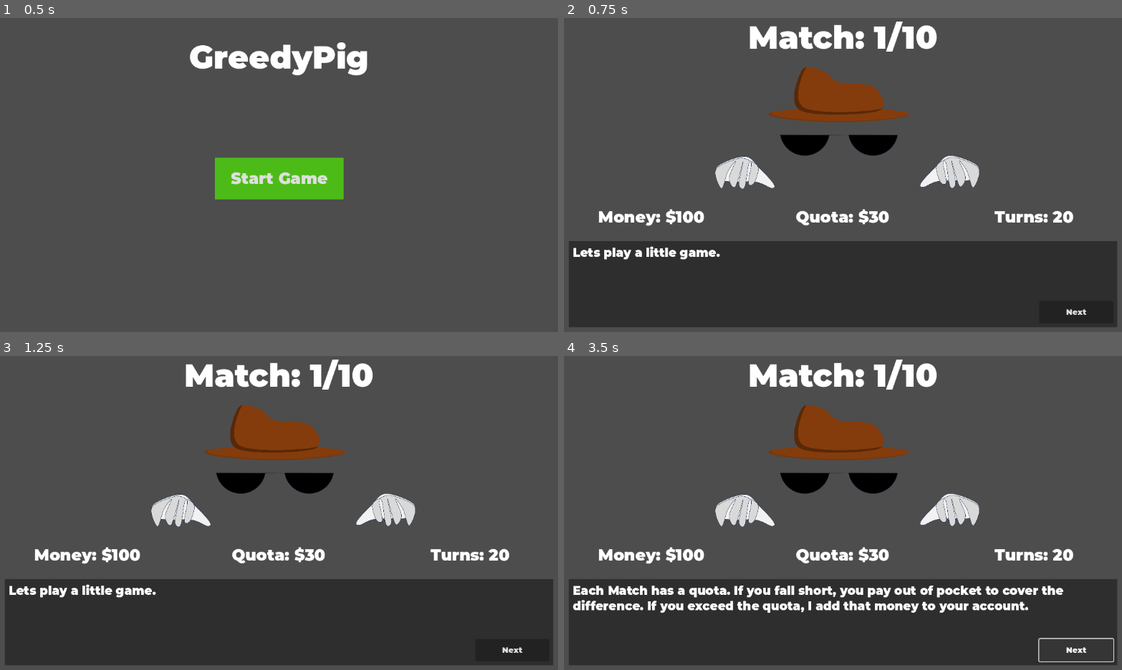
Above: before the commit, frames 1-4 (two rows, left to right).
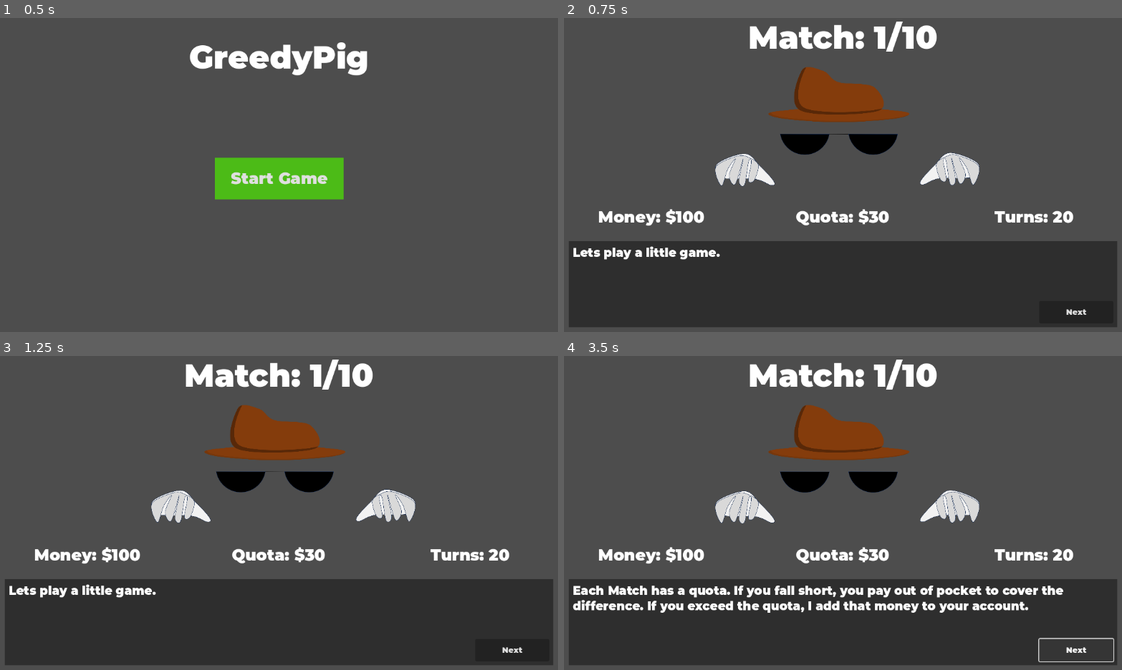
Above: after the commit, the same moments.

Repository: DauntingOcean44/Greedy-Pig
Game: Godot game, scene res://main.tscn
Two runs of this game, one before a commit and one after it. Both use one fixed random seed, a clock stepped at 60 frames per second and the inputs below.
Inputs:
- Up to frame 1 (0.5 s): no input
- Up to frame 2 (0.75 s): click "Start Game" at 0.5 s
- Up to frame 3 (1.25 s): no input
- Up to frame 4 (3.5 s): click "Next" at 1.25 s; click "Next" at 2 s; click "Next" at 2.75 s

Frame 1 is identical in both runs. In frame 2, 0.8% of the frame differs, in the area x 27-75%, y 36-55%; in frame 3, 1.1%; in frame 4, 1.0%.

Commit message:
Removed dynamic probability
No longer will weights be modified if one occurs. For example, if veto A had a 10% of occuring and it was selected, instead of dropping to 8%, it will remain at 10%.

Diff:
--- /dev/null
+++ b/dealer.gd
@@ -0,0 +1,11 @@
+extends Control
+
+
+# Called when the node enters the scene tree for the first time.
+func _ready() -> void:
+	$AnimatedSprite2D.play()
+
+
+# Called every frame. 'delta' is the elapsed time since the previous frame.
+func _process(delta: float) -> void:
+	pass
--- a/dealer.tscn
+++ b/dealer.tscn
@@ -1,6 +1,62 @@
-[gd_scene load_steps=2 format=3 uid="uid://dp0ep7qbl104n"]
+[gd_scene load_steps=15 format=3 uid="uid://dp0ep7qbl104n"]
 
+[ext_resource type="Script" path="res://dealer.gd" id="1_h553i"]
 [ext_resource type="Texture2D" uid="uid://bmj1jktub48yj" path="res://sprites/dealer/IdleAnimatedDealer/idle1.png" id="1_voy8o"]
+[ext_resource type="Texture2D" uid="uid://cu7p5cvf2ojx1" path="res://sprites/dealer/IdleAnimatedDealer/idle2.png" id="2_soaiy"]
+[ext_resource type="Texture2D" uid="uid://j6d48b3tvpnv" path="res://sprites/dealer/IdleAnimatedDealer/idle3.png" id="3_y0ap1"]
+[ext_resource type="Texture2D" uid="uid://ckjbw30siia58" path="res://sprites/dealer/IdleAnimatedDealer/idle4.png" id="4_vlxf6"]
+[ext_resource type="Texture2D" uid="uid://bgt3q2rfc2r2m" path="res://sprites/dealer/IdleAnimatedDealer/idle5.png" id="5_37iuc"]
+[ext_resource type="Texture2D" uid="uid://0bsa8org0ibe" path="res://sprites/dealer/IdleAnimatedDealer/idle6.png" id="6_gtp2b"]
+[ext_resource type="Texture2D" uid="uid://byecv80pihgdy" path="res://sprites/dealer/IdleAnimatedDealer/idle7.png" id="7_7lhr6"]
+[ext_resource type="Texture2D" uid="uid://dqf2s88ewf7nt" path="res://sprites/dealer/IdleAnimatedDealer/idle8.png" id="8_adibm"]
+[ext_resource type="Texture2D" uid="uid://bp5ruefn3epxl" path="res://sprites/dealer/IdleAnimatedDealer/idle9.png" id="9_ku45d"]
+[ext_resource type="Texture2D" uid="uid://2m8lrix78vp3" path="res://sprites/dealer/IdleAnimatedDealer/idle10.png" id="10_6a87v"]
+[ext_resource type="Texture2D" uid="uid://dlskd404bp2na" path="res://sprites/dealer/IdleAnimatedDealer/idle11.png" id="11_2mh83"]
+[ext_resource type="Texture2D" uid="uid://dp1tt3erctyvx" path="res://sprites/dealer/IdleAnimatedDealer/idle12.png" id="12_0yfmm"]
+
+[sub_resource type="SpriteFrames" id="SpriteFrames_j6rag"]
+animations = [{
+"frames": [{
+"duration": 1.0,
+"texture": ExtResource("1_voy8o")
+}, {
+"duration": 1.0,
+"texture": ExtResource("2_soaiy")
+}, {
+"duration": 1.0,
+"texture": ExtResource("3_y0ap1")
+}, {
+"duration": 1.0,
+"texture": ExtResource("4_vlxf6")
+}, {
+"duration": 1.0,
+"texture": ExtResource("5_37iuc")
+}, {
+"duration": 1.0,
+"texture": ExtResource("6_gtp2b")
+}, {
+"duration": 1.0,
+"texture": ExtResource("7_7lhr6")
+}, {
+"duration": 1.0,
+"texture": ExtResource("8_adibm")
+}, {
+"duration": 1.0,
+"texture": ExtResource("9_ku45d")
+}, {
+"duration": 1.0,
+"texture": ExtResource("10_6a87v")
+}, {
+"duration": 1.0,
+"texture": ExtResource("11_2mh83")
+}, {
+"duration": 1.0,
+"texture": ExtResource("12_0yfmm")
+}],
+"loop": true,
+"name": &"default",
+"speed": 5.0
+}]
 
 [node name="Dealer" type="Control"]
 layout_mode = 3
@@ -11,9 +67,11 @@
 offset_bottom = -642.0
 grow_horizontal = 2
 grow_vertical = 2
+script = ExtResource("1_h553i")
 
-[node name="Sprite2D" type="Sprite2D" parent="."]
+[node name="AnimatedSprite2D" type="AnimatedSprite2D" parent="."]
 z_index = -3
 position = Vector2(2, 5.00006)
 scale = Vector2(0.291111, 0.291111)
-texture = ExtResource("1_voy8o")
+sprite_frames = SubResource("SpriteFrames_j6rag")
+frame_progress = 0.404312
--- a/main.gd
+++ b/main.gd
@@ -59,7 +59,7 @@
 		"VetoB": [3, 7],
 		"VetoC": [5, 13],
 
-		"Context": ["Lets play a little game.", "There are " + str …(415 unchanged characters)… hat the other picked.", "It's all chance\n...Predictable chance.", "I have a fixed amount of vetoes to choose from. In my hat, of course.", "Everytime I choose a veto, it gets used once, and then discarded. Take that as you will.", "Veto OUTCOMES:\n$5 Vetoes | x13\n$3 Vetoes | x7"]
+		"Context": ["Lets play a little game.", "There are " + str …(415 unchanged characters)… hat the other picked.", "It's all chance.\n...Predictable chance.", "I have a fixed amount of vetoes to choose from. In my hat, of course.", "Each veto has a set chance of occuring.", "Veto CHANCES:\n$1 | 0%\n$3 | 35%\n$5 | 65%"]
 	},
 	"Match2": {
 		"Quota": 33,
@@ -74,7 +74,7 @@
 		"VetoB": [3, 6],
 		"VetoC": [4, 9],
 
-		"Context": ["It's only going to get more challenging from here.", "Veto OUTCOMES:\n$5 Vetoes | x13\n$3 Vetoes | x6\n$4 Vetoes | x9"]
+		"Context": ["It's only going to get more challenging from here.", "Veto CHANCES:\n$2 | 17%\n$3 | 34%\n$4 | 50%"]
 	}
 }
 
@@ -91,20 +91,20 @@
 	currIndex += vetoArray[1]
 	if currIndex >= randomIndex:
 		vetoData = vetoArray[0]
-		array[1] -= 1
+		#array[1] -= 1
 		return vetoData
 
 
 	currIndex += vetoArray[3]
 	if currIndex >= randomIndex:
 		vetoData = vetoArray[2]
-		array[3] -= 1
+		#array[3] -= 1
 		return vetoData
 
 	currIndex += vetoArray[5]
 	if currIndex >= randomIndex:
 		vetoData = vetoArray[4]
-		array[5] -= 1
+		#array[5] -= 1
 		return vetoData
 
 
@@ -126,7 +126,6 @@
 	$MenuHUD.hide()
 	$TransitionHUD.show()
 	_update_context_display()
-	print("WORKS!")
 
 
 #When the next match occurs
@@ -150,7 +149,6 @@
 	contextArray.clear()
 	for i in range(dictCurr["Context"].size()):
 		contextArray.append(dictCurr["Context"][i])
-		print (contextArray[i])
 
 	get_node("ControlHUD")._assign_wagers(wagerA, wagerB, wagerC)
 
@@ -190,8 +188,6 @@
 
 func _press_match_button():
 	contextCurr += 1
-	print("Curr: " + str(contextCurr))
-	print("Size: " + str(contextArray.size()))
 	#Start match when all text is read
 	if contextCurr == contextArray.size():
 		$ControlHUD.show()
